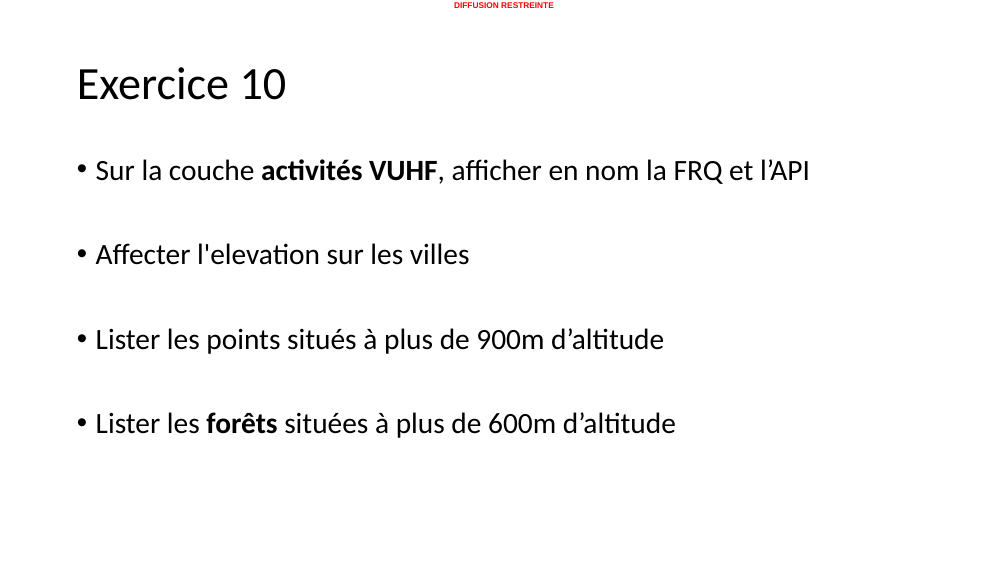
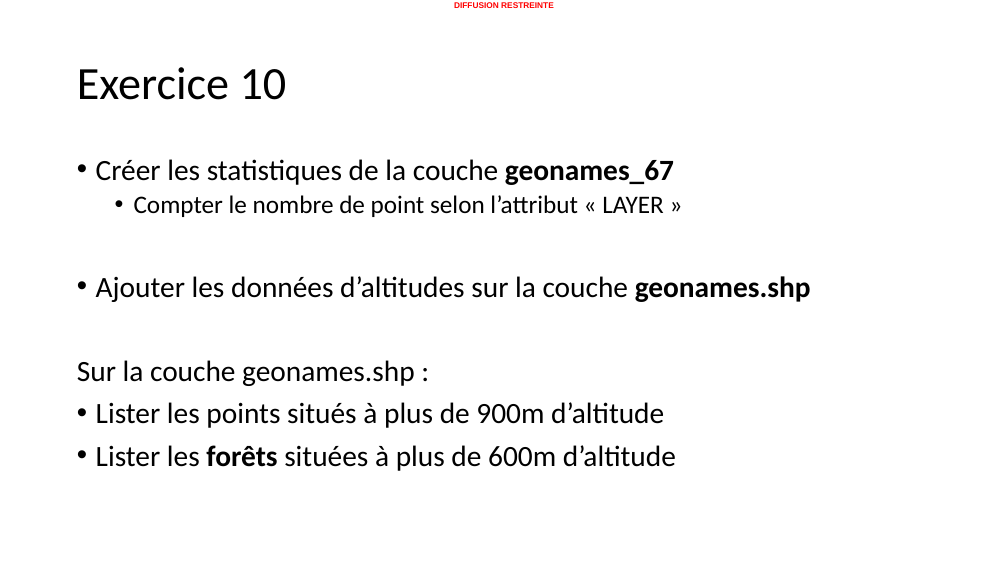
Before and after one commit to 20100dbg/OutilsGeo, a slide deck: slide 20 of cours/GM - Travaux pratiques - drill.pptx. Drawn at 1008x567 pixels with LibreOffice and Linux fonts; fonts in the diff are those of the drawing; background and template pictures are left out. Boxes give left, top, right and bottom in pixels: in the first picture for what was removed or moved away, otherwise in the second. Text is boxed around its words. In the diff, an @@ line names an element or a change of style, - is before the commit and + after.

```diff
--- a/cours/GM - Travaux pratiques - drill.pptx
+++ b/cours/GM - Travaux pratiques - drill.pptx
@@ text at [77, 159, 811, 386]: text changed @@
-• Sur la couche activités VUHF, afficher en nom la FRQ et l’API
-• Affecter l'elevation sur les villes
+• Créer les statistiques de la couche geonames_67
+  • Compter le nombre de point selon l’attribut « LAYER »
+• Ajouter les données d’altitudes sur la couche geonames.shp
+Sur la couche geonames.shp :
```
Also in this commit, not shown: 21 other slides changed, 3 slides added, 1 slide removed, 27 other files.
